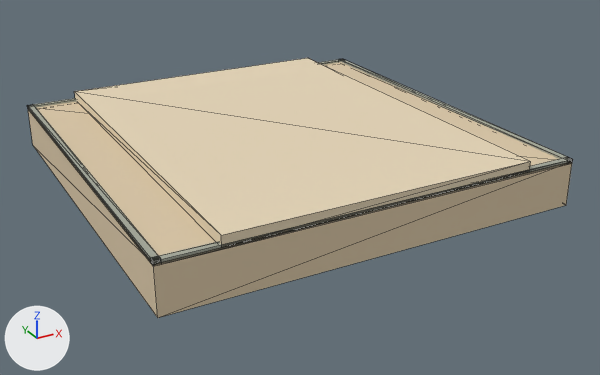
One commit to the glTF model assets/Blocks/glTF/Block_Road_Dirt.glb: the scene before it, then after it.
Before and after are seen from a 50 mm lens placed at (-1.78, -3.49, 1.52), pointed at (0.06, -0.13, -0.16). The axes (+X, +Y, +Z) are drawn at lower left. The lights are the same throughout. The older version comes first. Mesh edges are drawn as thin lines. Where no turn or scale is listed for an object, it has been applied to the vertices. Vertices at exactly the same position are counted once.

The first picture shows 'geometry_0'.
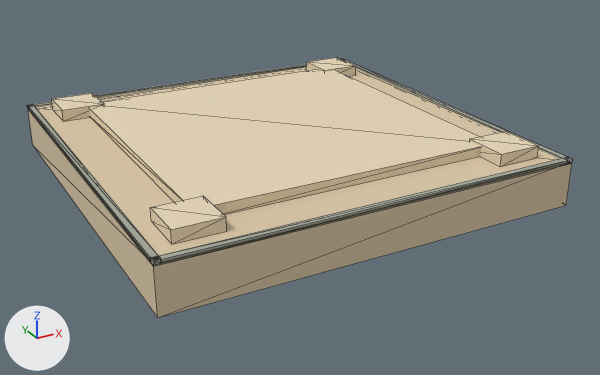
Where the change shows, as pixel boxes [x1, y1, x2, y2] in the pictures (600 x 375 px):
part 1 of me_geometry_0, added (beige)
    after: [89, 69, 481, 214]
part 2 of me_geometry_0, added (beige)
    after: [52, 93, 104, 121]
part 3 of me_geometry_0, added (beige)
    after: [150, 196, 227, 244]
part 4 of me_geometry_0, added (beige)
    after: [306, 58, 356, 76]
part 5 of me_geometry_0, added (beige)
    after: [470, 131, 539, 166]

The change, as a diff of the scene's bpy script:
```diff
--- a/assets/Blocks/glTF/Block_Road_Dirt.glb.py
+++ b/assets/Blocks/glTF/Block_Road_Dirt.glb.py
@@ me_geometry_0 @@
 # used by ob_geometry_0; location = (0.0, 0.0, 0.0)
-me_geometry_0.from_pydata(...)  # 40 vertices, 72 faces; spans x -1.0..1.0, y -1.0..1.0, z -0.11..0.16
+me_geometry_0.from_pydata(...)  # 72 vertices, 120 faces; spans x -1.0..1.0, y -1.0..1.0, z -0.11..0.17
+# me_geometry_0 part 1: a new loose piece, a box spanning x -0.75..0.75, y -0.75..0.75, z 0.11..0.16, in mat_material_0
+# me_geometry_0 part 2: a new loose piece, a box spanning x -0.89..-0.67, y 0.67..0.89, z 0.11..0.17, in mat_material_0
+# me_geometry_0 part 3: a new loose piece, a box spanning x -0.89..-0.67, y -0.89..-0.67, z 0.11..0.17, in mat_material_0
+# me_geometry_0 part 4: a new loose piece, a box spanning x 0.67..0.89, y 0.67..0.89, z 0.11..0.17, in mat_material_0
+# me_geometry_0 part 5: a new loose piece, a box spanning x 0.67..0.89, y -0.89..-0.67, z 0.11..0.17, in mat_material_0
+# other edits to the shape of me_geometry_0 do not show in these pictures
 me_geometry_0.materials.append(mat_material_0)
```
